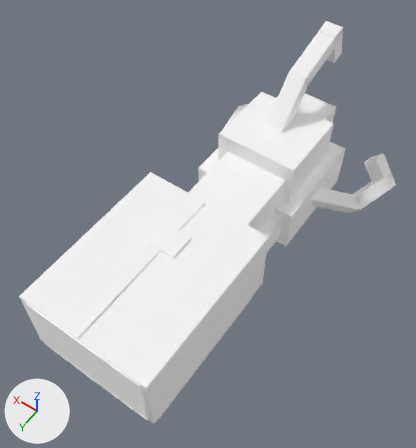
Before and after pictures for a commit that changed the glTF model client/app/assets/models/portal-gun.glb.
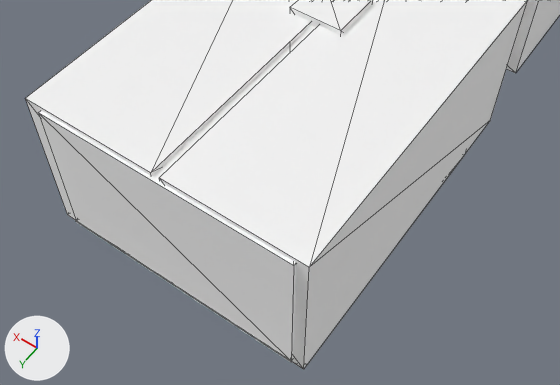
Each version appears first whole from a 50 mm camera at (-6.25, 6.27, 11.62) aimed at (-0.85, -1.28, -0.25), and next in a close-up from a 50 mm camera at (-4.66, 6.5, 6.63) aimed at (-0.83, 1.15, -1.78). Lighting does not change. The marker at lower left points along +X, +Y and +Z. The close-ups show mesh edges as thin lines. Vertices at the same position are counted once.

Names of what the first close-up shows: 'PortalGun'.
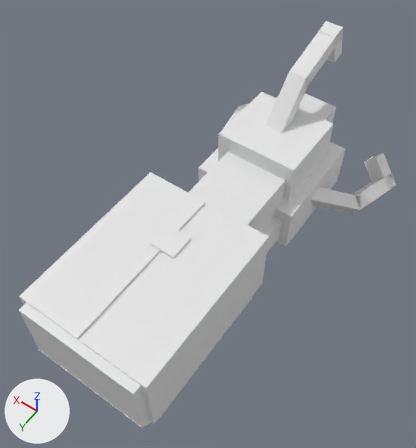
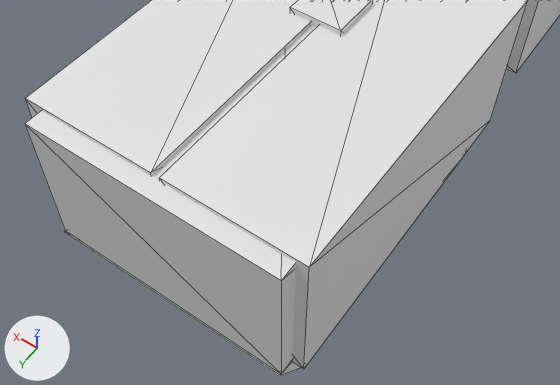
Pixel boxes (x1, y1, x2, y2) of what changed, in the close-ups (560 x 385 px; the box of a moved part takes in the faces that stretch with it):
```json
{"object": "PortalGun", "change": "reshaped, recoloured", "before": [25, 0, 560, 369], "after": [25, 0, 560, 375]}
{"part": 1, "of": "me_cube_007", "change": "moved or reshaped", "before": [38, 25, 463, 365], "after": [25, 25, 463, 375]}
{"part": 2, "of": "me_cube_007", "change": "recoloured", "before": [290, 0, 373, 35], "after": [290, 0, 373, 35]}
{"part": 3, "of": "me_cube_007", "change": "recoloured", "before": [25, 0, 560, 369], "after": [25, 0, 560, 369]}
```

The change, as JSON lines over the scene's bpy script:
```json
{"block": "me_cube_007", "where": "me_cube_007.from_pydata(...)  # 192 vertices, 288 faces; spans x -2.54..3.48, y -3.32..7.65, z -3.03..1.93"}
{"block": "me_cube_007", "where": "# used by ob_portalgun; location = (-1.45, -4.17, 0.64)"}
{"block": "me_cube_007", "where": "# before: 0 (-1.19, 7.64, 0.31) at pixel (293, 265), 1 (-1.19, 7.64, -1.55) at pixel (291, 361), 4 (1.96, 7.64, 0.31) at pixel (38, 112), 5 (1.96, 7.64, -1.55) at pixel (76, 220), 8 (-1.19, 7.65, -1.55) at pixel (290, 361)"}
{"block": "me_cube_007", "where": "# before: 12 (1.96, 7.65, -1.55) at pixel (75, 221)"}
{"op": "remove", "block": "me_cube_007", "code": "me_cube_007.materials.append(mat_material_003)  # white #ffffff"}
{"op": "remove", "block": "me_cube_007", "code": "me_cube_007.materials.append(mat_material_002)  # white #ffffff"}
{"block": "me_cube_007", "change": "me_cube_007 part 1"}
{"op": "add", "block": "me_cube_007", "code": "for i in [0, 1, 4, 5, 8, 12]: me_cube_007.vertices[i].co += Vector((0.0, 0.19, 0.0))"}
{"block": "me_cube_007", "change": "me_cube_007 part 2: all 36 faces that had it switch from mat_material_001 (white #ffffff) to no material"}
{"block": "me_cube_007", "change": "me_cube_007 part 3: all 36 faces that had it switch from mat_material (white #ffffff) to no material"}
```
